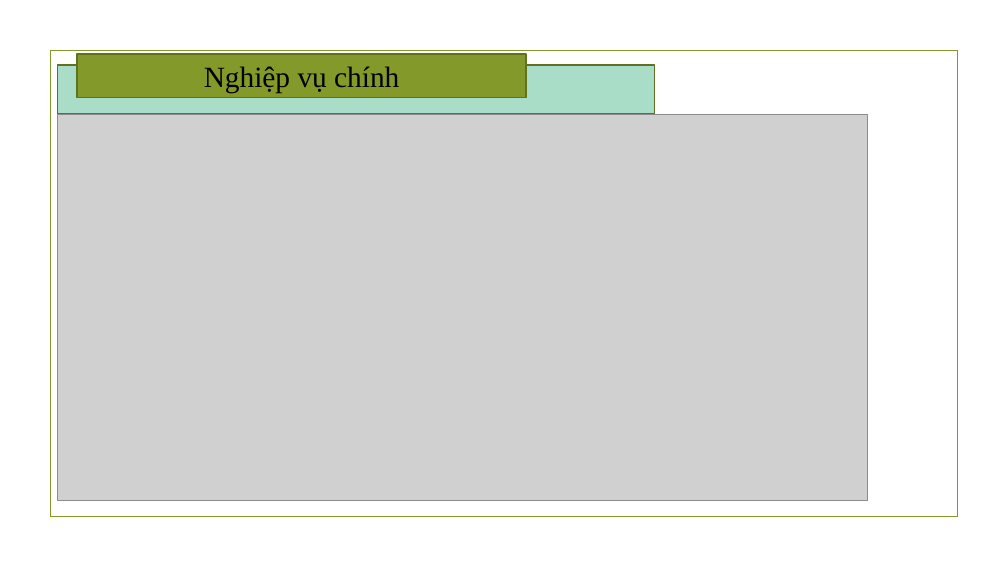
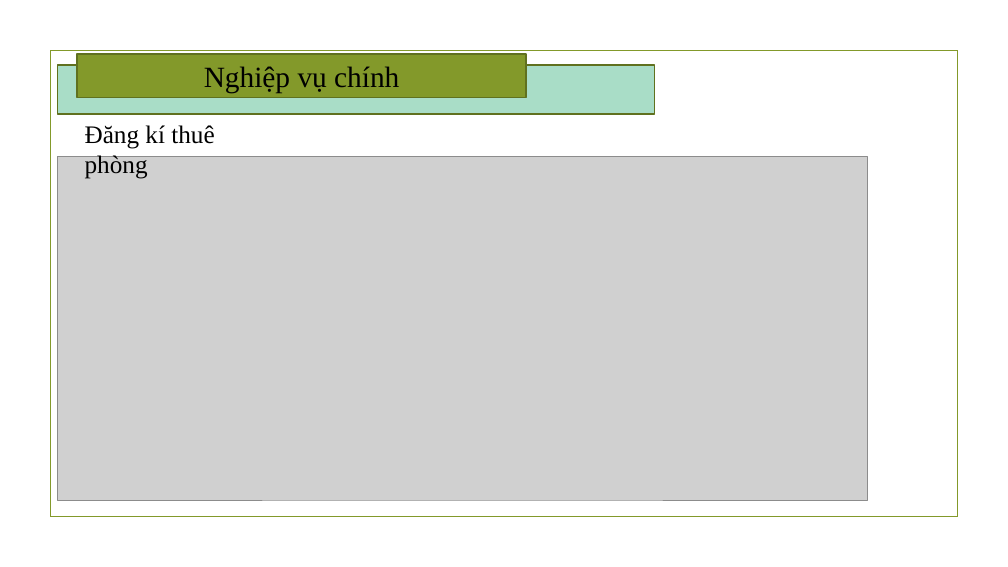
Before and after one commit to Nhom10-WindowNangCao-ThayDanh/DoAnWin, a slide deck: slide 6 of PP.pptx. Drawn at 1008x567 pixels with LibreOffice and Linux fonts; fonts in the diff are those of the drawing; grey boxes stand for pictures; background and template pictures are left out. Boxes give left, top, right and bottom in pixels: in the first picture for what was removed or moved away, otherwise in the second. Text is boxed around its words. In the diff, an @@ line names an element or a change of style, - is before the commit and + after.

```diff
--- a/PP.pptx
+++ b/PP.pptx
@@ text added at <box>85,125,214,179</box>, 24 pt, text #000000 @@
+Đăng kí thuê phòng
@@ picture: place and size @@
-picture at <box>57,114,867,500</box>
+picture at <box>57,157,867,500</box>
```
Also in this commit, not shown: 2 other slides changed, 29 other files.
